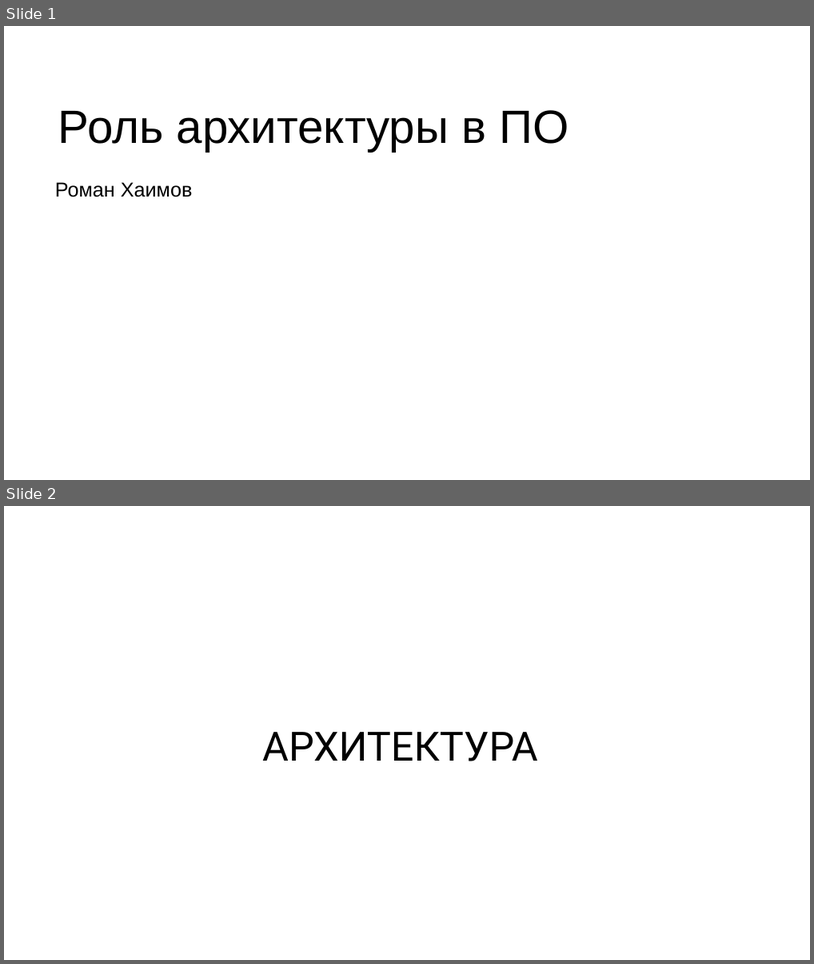
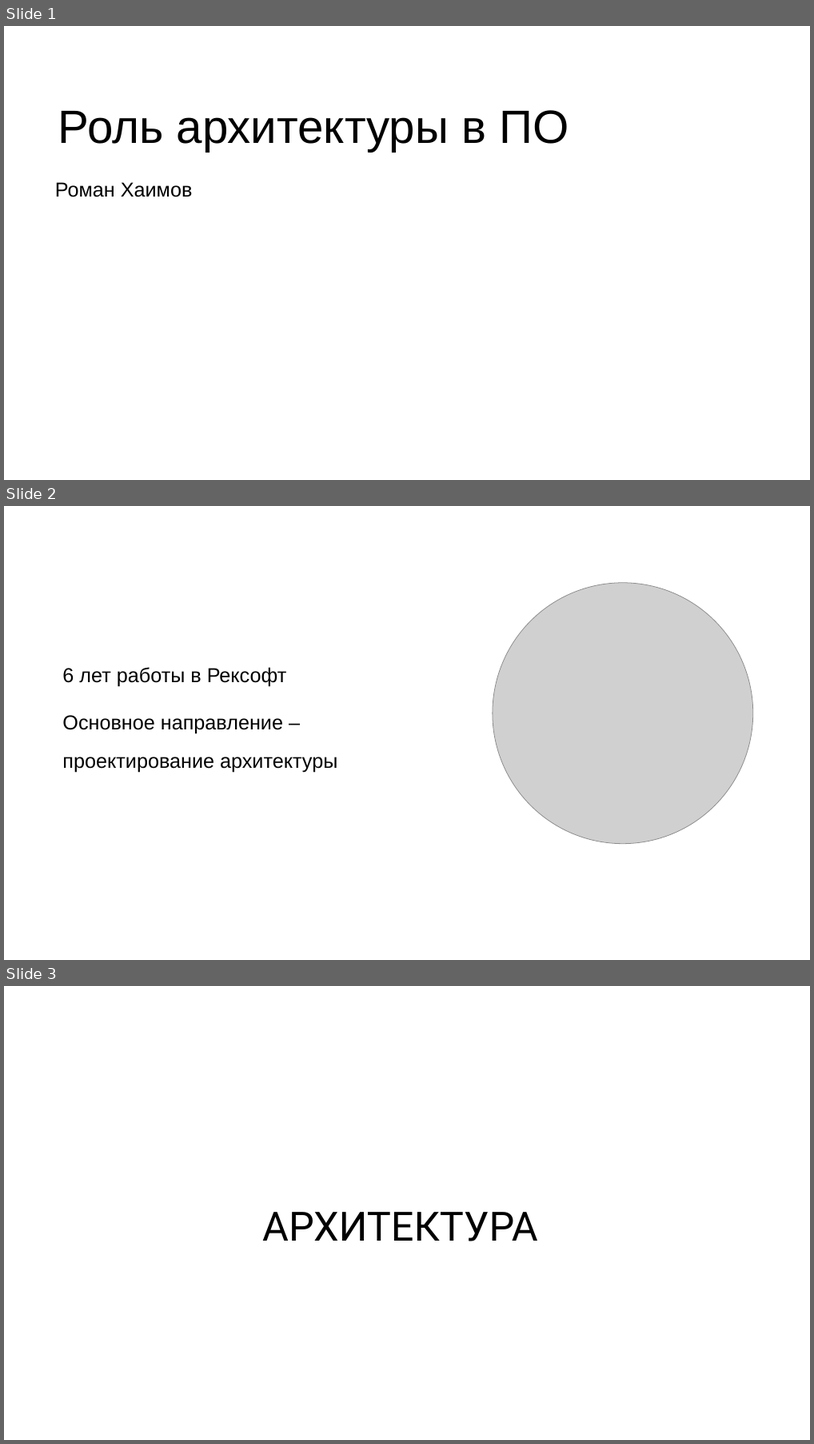
Before and after one commit to rkhaimov/brain-gym, a slide deck: Презентация.pptx. Shown one above the other, each under a label of ours: slides 1 and 2 before the commit, slides 1, 2 and 3 after it. The pictures are 814x964 and 814x1444 pixels, drawn with LibreOffice and Linux fonts; fonts in the diff are those of the drawing; grey boxes stand for pictures; background and template pictures are left out. Boxes give left, top, right and bottom in pixels: in the first picture for what was removed or moved away, otherwise in the second. Text is boxed around its words. In the diff, an @@ line names an element or a change of style, - is before the commit and + after.

```diff
--- a/Презентация.pptx
+++ b/Презентация.pptx
@@ slide 2 added at (4, 506, 810, 960), background picture (left out) @@
@@ picture added at (493, 583, 754, 844) @@
@@ text added at (62, 667, 338, 772), 24 pt, text #000000 @@
+6 лет работы в Рексофт
+Основное направление – проектирование архитектуры
@@ what was slide 2 is now slide 3 @@
```
Also in this commit, not shown: 4 slides changed.
